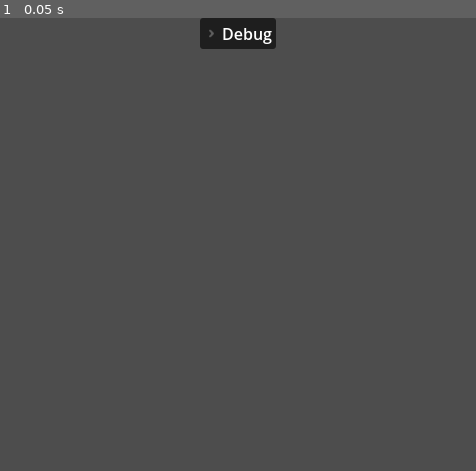
Above: before the commit, frame 1.
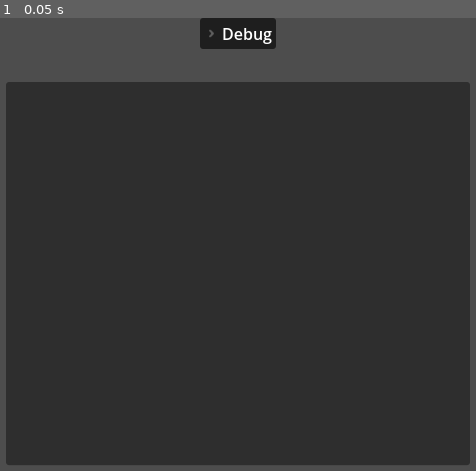
Above: after the commit, the same moment.

Repository: AndreeBurlamaqui/mobile-card-brawl
Game: Godot game, scene res://test-scene.tscn
The game is run twice, just before and just after one commit, with the same random seed, the same clock (stepped at 60 frames per second) and the same inputs.
Inputs:
- Up to frame 1 (0.05 s): no input

The runs differ from the first frame. In frame 1, 82% of the frame differs, in the area x 1-99%, y 14-99%.

Commit message:
Fixed debug ui being below game ui

Diff:
--- a/test-scene.tscn
+++ b/test-scene.tscn
@@ -5,18 +5,92 @@
 [ext_resource type="PackedScene" uid="uid://cxjqc1spmocv5" path="res://Layouts/card_base.tscn" id="2_wn8ut"]
 
 [node name="Node2D" type="Node2D" unique_id=370648351]
+metadata/_edit_vertical_guides_ = [-504.0]
 
 [node name="UI" type="CanvasLayer" parent="." unique_id=1780768995]
+
+[node name="Safe Zone" type="Control" parent="UI" unique_id=1823134308]
+layout_mode = 3
+anchor_top = 0.08888889
+anchor_right = 1.0
+anchor_bottom = 1.0
+grow_horizontal = 2
+grow_vertical = 2
+pivot_offset_ratio = Vector2(0.5, 0.5)
+size_flags_horizontal = 3
+size_flags_vertical = 3
+metadata/_edit_use_anchors_ = true
+
+[node name="Hand" type="Control" parent="UI/Safe Zone" unique_id=1588801474 node_paths=PackedStringArray("card_placement")]
+process_mode = 3
+layout_mode = 1
+anchors_preset = 12
+anchor_top = 1.0
+anchor_right = 1.0
+anchor_bottom = 1.0
+offset_top = -224.0
+offset_bottom = -4.0
+grow_horizontal = 2
+grow_vertical = 0
+pivot_offset_ratio = Vector2(0.5, 1)
+script = ExtResource("1_wn8ut")
+card_placement = NodePath("Card Placement")
+arch_height = 60.0
+rotation_curve = 25.0
+
+[node name="Card Placement" type="HBoxContainer" parent="UI/Safe Zone/Hand" unique_id=1795840903]
+layout_mode = 1
+anchors_preset = 15
+anchor_right = 1.0
+anchor_bottom = 1.0
+offset_left = 24.0
+offset_right = -24.0
+grow_horizontal = 2
+grow_vertical = 2
+pivot_offset_ratio = Vector2(0.5, 1)
+alignment = 1
+
+[node name="Panel Base" type="Panel" parent="UI/Safe Zone/Hand/Card Placement" unique_id=41829138]
+layout_mode = 2
+size_flags_horizontal = 3
+
+[node name="CardBase" parent="UI/Safe Zone/Hand" unique_id=1095353195 instance=ExtResource("2_wn8ut")]
+layout_mode = 1
+anchors_preset = 7
+anchor_left = 0.5
+anchor_top = 1.0
+anchor_right = 0.5
+offset_left = -37.5
+offset_top = -100.0
+offset_right = 37.5
+offset_bottom = 0.0
+grow_vertical = 0
+
+[node name="Battle Zone" type="Control" parent="UI/Safe Zone" unique_id=1031509843]
+layout_mode = 1
+anchor_left = 0.016666668
+anchor_right = 0.98333335
+anchor_bottom = 0.58409786
+grow_horizontal = 2
+grow_vertical = 2
+metadata/_edit_use_anchors_ = true
+
+[node name="Panel" type="Panel" parent="UI/Safe Zone/Battle Zone" unique_id=203523270]
+layout_mode = 1
+anchors_preset = 15
+anchor_right = 1.0
+anchor_bottom = 1.0
+grow_horizontal = 2
+grow_vertical = 2
 
 [node name="Debug UI" type="Control" parent="UI" unique_id=1353064158 node_paths=PackedStringArray("hand_reference")]
 top_level = true
 z_as_relative = false
 layout_mode = 3
-anchors_preset = 15
-anchor_right = 1.0
-anchor_bottom = 1.0
+anchors_preset = 5
+anchor_left = 0.5
+anchor_right = 0.5
 grow_horizontal = 2
-grow_vertical = 2
 script = ExtResource("1_8amj3")
 hand_reference = NodePath("../Safe Zone/Hand")
 card_scene = ExtResource("2_wn8ut")
@@ -59,58 +133,5 @@
 layout_mode = 2
 text = "-"
 
-[node name="Safe Zone" type="Control" parent="UI" unique_id=1823134308]
-layout_mode = 3
-anchor_top = 0.09166667
-anchor_right = 1.0
-anchor_bottom = 1.0
-grow_horizontal = 2
-grow_vertical = 2
-metadata/_edit_use_anchors_ = true
-
-[node name="Hand" type="Control" parent="UI/Safe Zone" unique_id=1588801474 node_paths=PackedStringArray("card_placement")]
-process_mode = 3
-layout_mode = 1
-anchors_preset = 12
-anchor_top = 1.0
-anchor_right = 1.0
-anchor_bottom = 1.0
-offset_top = -224.0
-offset_bottom = -4.0
-grow_horizontal = 2
-grow_vertical = 0
-pivot_offset_ratio = Vector2(0.5, 1)
-script = ExtResource("1_wn8ut")
-card_placement = NodePath("Card Placement")
-arch_height = 60.0
-rotation_curve = 25.0
-
-[node name="Card Placement" type="HBoxContainer" parent="UI/Safe Zone/Hand" unique_id=1795840903]
-layout_mode = 1
-anchors_preset = 15
-anchor_right = 1.0
-anchor_bottom = 1.0
-offset_left = 24.0
-offset_right = -24.0
-grow_horizontal = 2
-grow_vertical = 2
-alignment = 1
-
-[node name="Panel Base" type="Panel" parent="UI/Safe Zone/Hand/Card Placement" unique_id=41829138]
-layout_mode = 2
-size_flags_horizontal = 3
-
-[node name="CardBase" parent="UI/Safe Zone/Hand" unique_id=1095353195 instance=ExtResource("2_wn8ut")]
-layout_mode = 1
-anchors_preset = 7
-anchor_left = 0.5
-anchor_top = 1.0
-anchor_right = 0.5
-offset_left = -37.5
-offset_top = -100.0
-offset_right = 37.5
-offset_bottom = 0.0
-grow_vertical = 0
-
 [connection signal="pressed" from="UI/Debug UI/FoldableContainer/HBoxContainer/VBoxContainer/HBoxContainer2/Add Card" to="UI/Debug UI" method="_on_add_card_pressed"]
 [connection signal="pressed" from="UI/Debug UI/FoldableContainer/HBoxContainer/VBoxContainer/HBoxContainer2/Remove Card" to="UI/Debug UI" method="_on_remove_card_pressed"]
